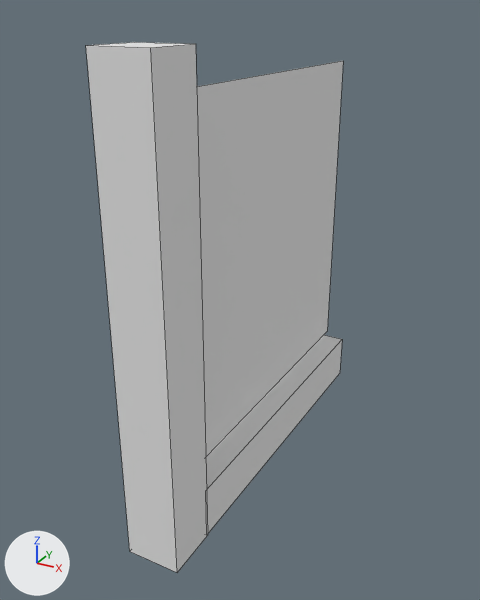
Before and after pictures for a commit that changed the OBJ model Assets/Art/Models/Fence_Whole_Panel.obj.
The view is the same before and after, from a 50 mm lens placed at (166.0, -562.0, 265.0), pointed at (-11.0, -240.0, 104.0). Every picture has the same lights, and +X, +Y and +Z are marked at lower left. Mesh edges are drawn as thin lines. Where no turn or scale is listed for an object, it has been applied to the vertices.

Names of what the first picture shows: 'Fence_Whole_Panel'.
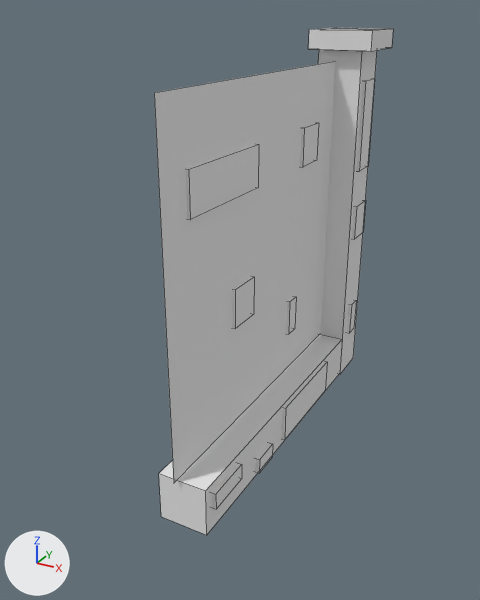
What differs and where, as boxes (x1, y1, x2, y2) in the pictures (480 x 600 px; the box of a moved part takes in the faces that stretch with it):
```json
{"object": "Fence_Whole_Panel", "change": "reshaped", "before": [86, 42, 343, 572], "after": [154, 28, 393, 535], "on screen": "7% narrower"}
{"part": 1, "of": "me_fence_whole_panel", "change": "added", "after": [300, 123, 319, 167]}
{"part": 2, "of": "me_fence_whole_panel", "change": "added", "after": [287, 296, 296, 334]}
{"part": 3, "of": "me_fence_whole_panel", "change": "added", "after": [233, 276, 254, 329]}
{"part": 4, "of": "me_fence_whole_panel", "change": "added", "after": [347, 300, 356, 333]}
{"part": 5, "of": "me_fence_whole_panel", "change": "added", "after": [212, 463, 242, 509]}
{"part": 6, "of": "me_fence_whole_panel", "change": "added", "after": [256, 443, 273, 473]}
{"part": 7, "of": "me_fence_whole_panel", "change": "moved or reshaped", "before": [197, 61, 343, 456], "after": [154, 61, 335, 483]}
{"part": 8, "of": "me_fence_whole_panel", "change": "added", "after": [352, 200, 366, 239]}
{"part": 9, "of": "me_fence_whole_panel", "change": "added", "after": [357, 78, 375, 171]}
{"part": 10, "of": "me_fence_whole_panel", "change": "added", "after": [282, 361, 327, 440]}
{"part": 11, "of": "me_fence_whole_panel", "change": "added", "after": [186, 144, 259, 220]}
{"part": 12, "of": "me_fence_whole_panel", "change": "added", "after": [308, 28, 393, 374]}
{"part": 13, "of": "me_fence_whole_panel", "change": "cut back", "before": [86, 42, 342, 572], "after": [159, 340, 342, 535]}
```

Edits to the scene script, one JSON object a line:
```json
{"block": "me_fence_whole_panel", "where": "# used by ob_fence_whole_panel; location = (0.0, 0.0, 0.0)"}
{"op": "remove", "block": "me_fence_whole_panel", "code": "me_fence_whole_panel.from_pydata(...)  # 20 vertices, 13 faces; spans x -15.0..15.0, y -354.0..-118.0, z 2.0..252.0"}
{"op": "add", "block": "me_fence_whole_panel", "code": "me_fence_whole_panel.from_pydata(...)  # 112 vertices, 85 faces; spans x -20.0..23.0, y -328.0..-88.0, z 2.0..252.0"}
{"block": "me_fence_whole_panel", "change": "me_fence_whole_panel part 1: a new loose piece, a box spanning x -11.1..-1.5, y -175.5..-152.5, z 172.6..196.8, in mat_initialshadinggroup (white #e7e7e7)"}
{"block": "me_fence_whole_panel", "change": "me_fence_whole_panel part 2: a new loose piece, a box spanning x -11.1..-1.5, y -188.5..-178.4, z 60.3..84.5, in mat_initialshadinggroup (white #e7e7e7)"}
{"block": "me_fence_whole_panel", "change": "me_fence_whole_panel part 3: a new loose piece, a box spanning x -11.1..-1.5, y -263.3..-240.3, z 96.6..120.8, in mat_initialshadinggroup (white #e7e7e7)"}
{"block": "me_fence_whole_panel", "change": "me_fence_whole_panel part 4: a new loose piece, a box spanning x 7.3..16.9, y -115.0..-104.9, z 33.4..57.6, in mat_initialshadinggroup (white #e7e7e7)"}
{"block": "me_fence_whole_panel", "change": "me_fence_whole_panel part 5: a new loose piece, a box spanning x 13.1..17.1, y -318.2..-289.1, z 16.2..26.2, in mat_initialshadinggroup (white #e7e7e7)"}
{"block": "me_fence_whole_panel", "change": "me_fence_whole_panel part 6: a new loose piece, a box spanning x 13.1..17.1, y -266.9..-248.9, z 4.8..14.8, in mat_initialshadinggroup (white #e7e7e7)"}
{"block": "me_fence_whole_panel", "change": "me_fence_whole_panel part 7: the loose piece of 4 vertices spanning x 0.0, y -328.0..-118.0, z 33.0..233.0 is moved by (-3.0, 0.0, 0.0)"}
{"block": "me_fence_whole_panel", "change": "me_fence_whole_panel part 8: a new loose piece, a box spanning x 7.3..16.9, y -119.3..-100.7, z 111.4..135.6, in mat_initialshadinggroup (white #e7e7e7)"}
{"block": "me_fence_whole_panel", "change": "me_fence_whole_panel part 9: a new loose piece, a box spanning x 7.3..16.9, y -119.3..-100.7, z 160.7..220.5, in mat_initialshadinggroup (white #e7e7e7)"}
{"block": "me_fence_whole_panel", "change": "me_fence_whole_panel part 10: a new loose piece, a box spanning x 7.2..16.8, y -230.1..-160.1, z 6.0..30.2, in mat_initialshadinggroup (white #e7e7e7)"}
{"block": "me_fence_whole_panel", "change": "me_fence_whole_panel part 11: a new loose piece, a box spanning x -11.1..-1.5, y -306.4..-236.3, z 172.6..196.8, in mat_initialshadinggroup (white #e7e7e7)"}
{"block": "me_fence_whole_panel", "change": "me_fence_whole_panel part 12: a new loose piece of 20 vertices spanning x -20.0..23.0, y -131.0..-88.0, z 2.0..252.0, in mat_initialshadinggroup (white #e7e7e7)"}
{"block": "me_fence_whole_panel", "change": "me_fence_whole_panel part 13"}
{"block": "me_fence_whole_panel", "change": "8 vertices are removed from x -15.0..15.0, y -354.0..-324.0, z 2.0..252.0"}
{"block": "me_fence_whole_panel", "change": "10 faces are deleted"}
{"block": "me_fence_whole_panel", "change": "2 vertices move within x -15.0..15.0, y -324.0, z 2.0"}
{"block": "me_fence_whole_panel", "change": "4 new faces join them, mat_lambert2sg (white #e7e7e7)"}
```
